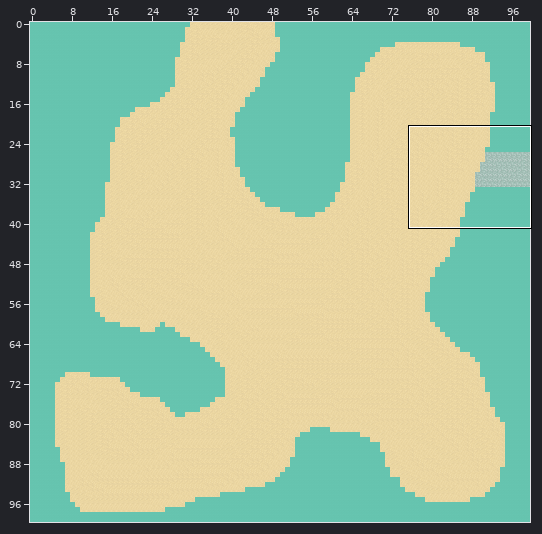
One commit to this Tiled map: Elvernes forbandelse/ElvenCurse.Core/Maps/03.tmx. The first picture is a wide view before the edit; the outline marks the close-up.
Close-up. First the earlier version:
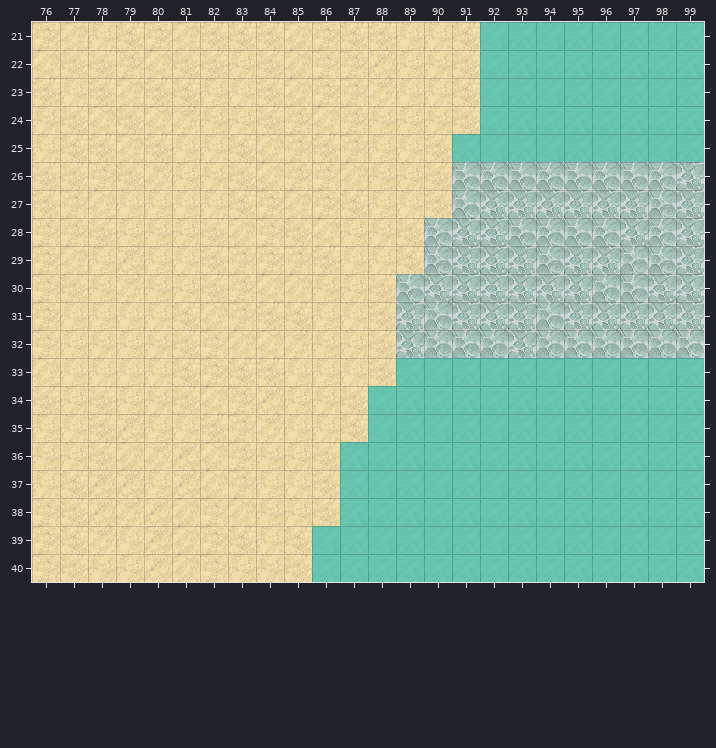
Cells are 32x32 px. Shown: x 76..99, y 21..40. The commit also changed other parts of the map, which this record leaves out.
Now the later version:
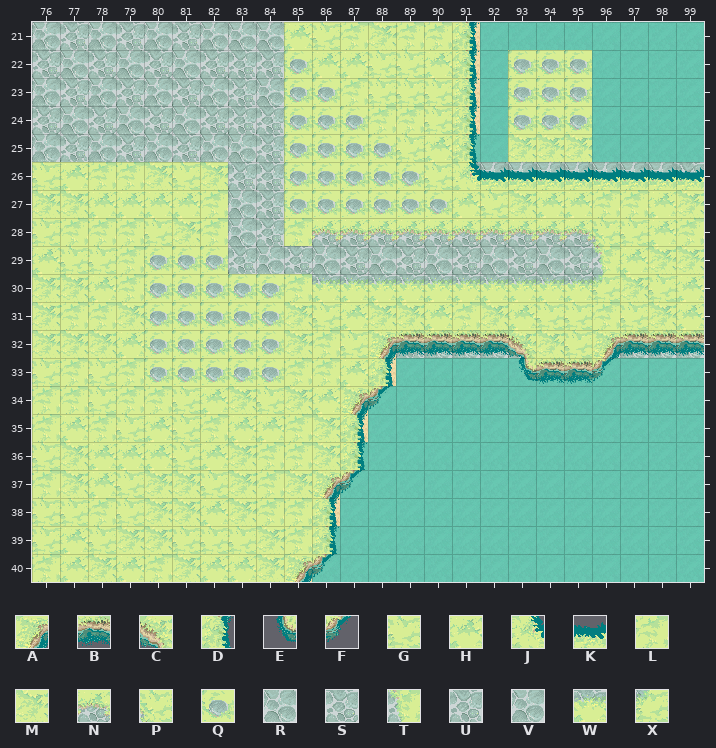
Key: from "ground": A 6, B 7, C 8, D 27, E 30, F 31, G 43, H 44, J 48, K 49, L 64, M 65, N 175, P 176, Q 177, R 190, S 191, T 197, U 211, V 212, W 217, X 218.
_ is an empty cell.
Tiles of an added or newly shown layer are drawn over the layers below it.
What changed:
{"where": "layer \"gras\" (added)"}
{"y":21,"x":85,"old":"_______","new":"HGLMLLD"}
{"y":22,"x":85,"old":"_______","new":"QHHGGHD"}
{"y":22,"x":93,"old":"___","new":"QQQ"}
{"y":23,"x":85,"old":"_______","new":"QQLGGGD"}
{"y":23,"x":93,"old":"___","new":"QQQ"}
{"y":24,"x":85,"old":"_______","new":"QQQLLGD"}
{"y":24,"x":93,"old":"___","new":"QQQ"}
{"y":25,"x":85,"old":"_______","new":"QQQQGHD"}
{"y":25,"x":93,"old":"___","new":"MMM"}
{"y":26,"x":76,"old":"_______","new":"GHLLMGM"}
{"y":26,"x":85,"old":"_______________","new":"QQQQQGJKKKKKKKK"}
{"y":27,"x":76,"old":"_______","new":"MMHHHHL"}
{"y":27,"x":85,"old":"_______________","new":"QQQQQQHGMHHLLHM"}
{"y":28,"x":76,"old":"_______","new":"GLLLGML"}
{"y":28,"x":85,"old":"_______________","new":"LNNNNNNNNNNPGHL"}
{"y":29,"x":76,"old":"_______","new":"HGGLQQQ"}
{"y":29,"x":96,"old":"____","new":"THMM"}
{"y":30,"x":76,"old":"________________________","new":"MMHLQQQQQLWWWWWWWWWWXMGH"}
{"y":31,"x":76,"old":"________________________","new":"MLLMQQQQQMGHMMHLMHGGLGMH"}
{"y":32,"x":76,"old":"________________________","new":"MMMHQQQQQMLGABBBBCMGABBB"}
{"y":33,"x":76,"old":"_____________","new":"GLGLQQQQQLLHD"}
{"y":33,"x":93,"old":"____","new":"EBBF"}
{"y":34,"x":76,"old":"_____________","new":"LLGLLGHMGMHAF"}
{"y":35,"x":76,"old":"____________","new":"LHLGHGLHHLMD"}
{"y":36,"x":76,"old":"____________","new":"GMHHHGHMLLMD"}
{"y":37,"x":76,"old":"____________","new":"LMHGMMGMLMAF"}
{"y":38,"x":76,"old":"___________","new":"GGLGMMHMLLD"}
{"y":39,"x":76,"old":"___________","new":"GHGMMGGGMLD"}
{"y":40,"x":76,"old":"___________","new":"LHMHLMHHMAF"}
{"where": "layer \"stier\" (added)"}
{"y":21,"x":76,"old":"_________","new":"VUVUVUVRR"}
{"y":22,"x":76,"old":"_________","new":"SRSRSRSUU"}
{"y":23,"x":76,"old":"_________","new":"VUVUVUVUR"}
{"y":24,"x":76,"old":"_________","new":"SRSRSRSUU"}
{"y":25,"x":76,"old":"_________","new":"VUVUVUVRU"}
{"y":26,"x":83,"old":"__","new":"UU"}
{"y":27,"x":83,"old":"__","new":"RU"}
{"y":28,"x":83,"old":"__","new":"RU"}
{"y":29,"x":83,"old":"_______","new":"URSRSRS"}
{"y":29,"x":92,"old":"__","new":"RS"}
{"y":29,"x":95,"old":"_","new":"S"}
{"label":"added","picture_box":[32,22,704,582]}
